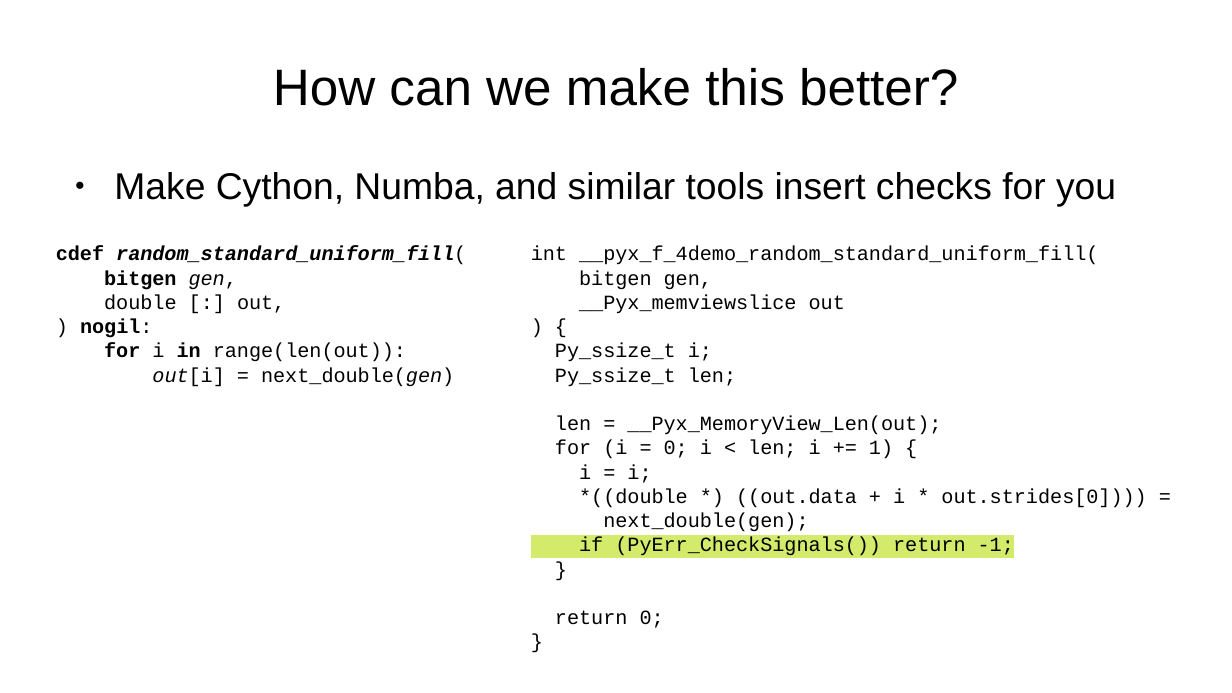
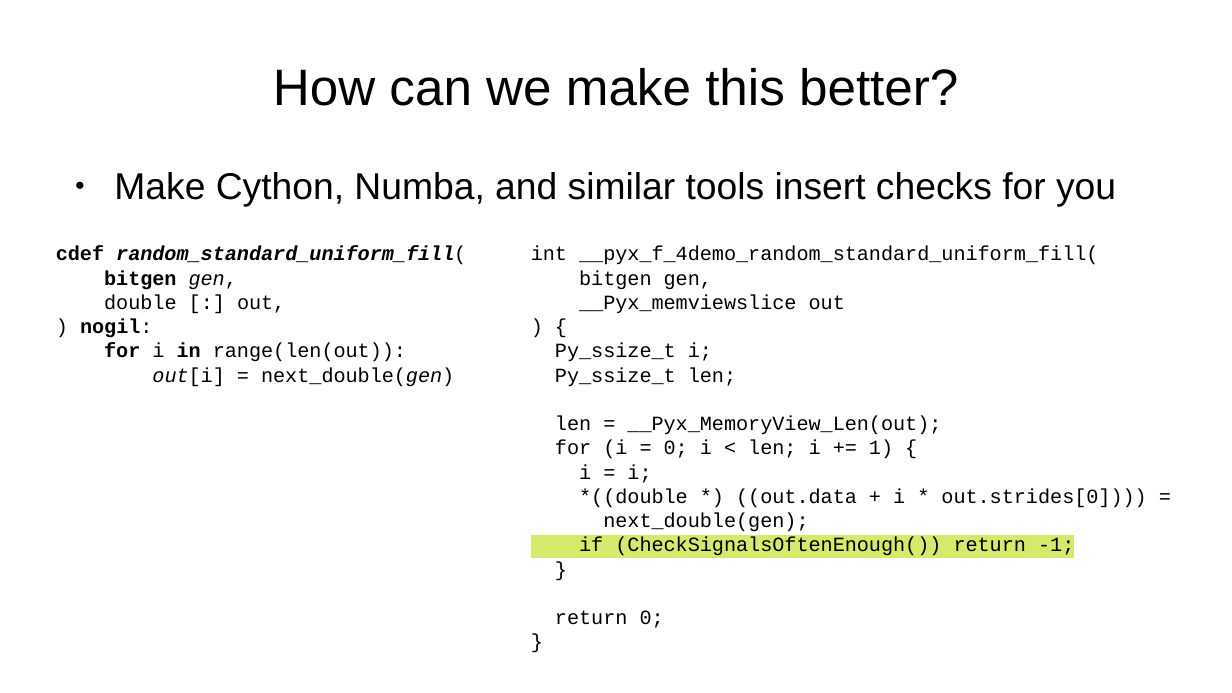
Before and after one commit to MillionConcepts/cpython-ext-ctrl-c, a slide deck: slide 38 of pycon-2025/intro-v2.odp (slide 35 before the commit). Drawn at 1232x693 pixels with LibreOffice and Linux fonts; fonts in the diff are those of the drawing. Boxes give left, top, right and bottom in pixels: in the first picture for what was removed or moved away, otherwise in the second. Text is boxed around its words. In the diff, an @@ line names an element or a change of style, - is before the commit and + after.

```diff
--- a/pycon-2025/intro-v2.odp
+++ b/pycon-2025/intro-v2.odp
@@ text at <box>579,537,1074,556</box>: text changed @@
-if (PyErr_CheckSignals()) return -1;
+if (CheckSignalsOftenEnough()) return -1;
```
Also in this commit, not shown: 3 other slides changed, 3 slides added, 17 other files.
